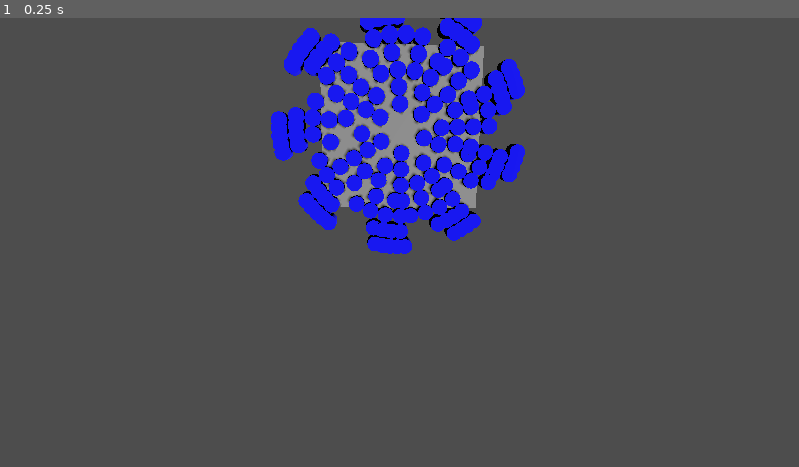
Above: before the commit, frame 1.
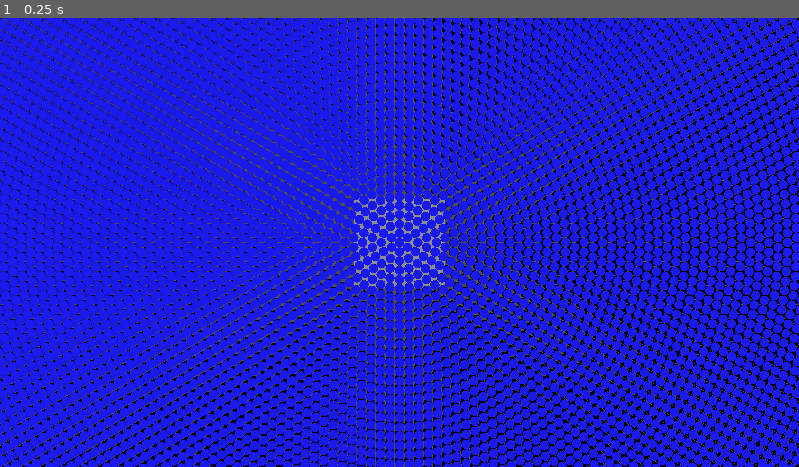
Above: after the commit, the same moment.

Repository: ChaffeyGameDevelopmentClub/SummerGameJam
Game: Godot game, scene res://test_scene.tscn
Two runs of this game, one before a commit and one after it. Both use one fixed random seed, a clock stepped at 60 frames per second and the inputs below.
Inputs:
- Up to frame 1 (0.25 s): no input

The runs differ from the first frame. In frame 1, 90% of the frame differs, in the area x 0-100%, y 0-100%.

Commit message:
completed hexagon generator
its beautiful (;

Diff:
--- a/Godot/HexagonSpawner.gd
+++ b/Godot/HexagonSpawner.gd
@@ -1,39 +1,58 @@
 extends Node
-var theta = 90.0
-var current_row = 0
-var radius = 1
+var theta = 120.0
+var current_row = 1.0
+var radius = 0
 @export var hexagon: PackedScene
 var array: Array
+var row = 100
 
 func _ready():
 	build_map()
-	find_num (7)
-	for i in array.size():
-		print (array [i])
+	find_num (row)
+	print(find_num(row))
+func build_map ():
+	#var new_hexagon = hexagon.instantiate()
+	#new_hexagon.initialize(Vector3(-5, 0, 5))
+	#add_child(new_hexagon)
 
-func build_map ():
-	var num = 0
-	for i  in range (1,find_num(7)):
-		if i == array [current_row]:
-			theta /= 2
+	var num = 0.0
+	for i  in range (find_num(row) - 1):
+		#print(num)
+		num += 1.0
+		if i == array [current_row] - 1:
+			print(i)
+			theta = 360.0 / (6.0 * (current_row))
 			current_row += 1
 			radius += 2
-			num = 0
+			num = 0.0
+			print()
+			print()
+			print()
+			print()
 
-		var x = radius*cos(num*theta)
-		var z = radius*sin(num*theta)
+		print(radius*cos(num*deg_to_rad(theta)), radius*sin(num*deg_to_rad(theta)))
+		var x = radius*cos(num*deg_to_rad(theta))
+		var z = radius*sin(num*deg_to_rad(theta))
 		var new_hexagon = hexagon.instantiate()
 		new_hexagon.initialize(Vector3(x, 0, z))
 		add_child(new_hexagon)
-		num += 1
-		print (str(theta)+" " +str(current_row)+" " +str(radius)+" " +str(num))
 
-func find_num (row):
+		#print (str(theta)+" " +str(current_row)+" " +str(radius)+" " +str(num))
+
+
+func find_num (row) -> float:
 	if row == 0:
-		print ("1")
 		array.append(1)
 		return 1
 	else:
 		var x = (row*6) + find_num (row-1)
 		array.append(x)
 		return x
+
+#for i in range (12):
+#
+		#var x = 4*cos(i * deg_to_rad(30))
+		#var z = 4*sin(i * deg_to_rad(30))
+		#var new_hexagon = hexagon.instantiate()
+		#new_hexagon.initialize(Vector3(x, 0, z))
+		#add_child(new_hexagon)
--- a/Godot/hexagon.tscn
+++ b/Godot/hexagon.tscn
@@ -1,10 +1,6 @@
 [gd_scene load_steps=5 format=3 uid="uid://b15hgq0pim3ha"]
 
 [ext_resource type="Script" path="res://hexagon.gd" id="1_kq16y"]
-
-[sub_resource type="CylinderShape3D" id="CylinderShape3D_jc8o4"]
-height = 0.596838
-radius = 0.493724
 
 [sub_resource type="StandardMaterial3D" id="StandardMaterial3D_8bksu"]
 albedo_color = Color(0, 0, 1, 1)
@@ -14,13 +10,16 @@
 top_radius = 1.0
 bottom_radius = 1.0
 
+[sub_resource type="CylinderShape3D" id="CylinderShape3D_dof6e"]
+radius = 0.999586
+
 [node name="Hexagon" type="RigidBody3D"]
 gravity_scale = 0.0
 script = ExtResource("1_kq16y")
 
-[node name="CollisionShape3D" type="CollisionShape3D" parent="."]
-transform = Transform3D(0.998793, 0, -0.0491113, 0, 1, 0, 0.0491113, 0, 0.998793, -0.0245137, -0.00168121, 0)
-shape = SubResource("CylinderShape3D_jc8o4")
-
 [node name="MeshInstance3D" type="MeshInstance3D" parent="."]
 mesh = SubResource("CylinderMesh_ecpwt")
+
+[node name="CollisionShape3D" type="CollisionShape3D" parent="."]
+shape = SubResource("CylinderShape3D_dof6e")
+disabled = true
--- a/Godot/test_scene.tscn
+++ b/Godot/test_scene.tscn
@@ -20,5 +20,5 @@
 mesh = SubResource("PlaneMesh_abo8q")
 
 [node name="Camera3D" type="Camera3D" parent="."]
-transform = Transform3D(-0.0151695, -0.974401, -0.224303, 0.0657482, -0.224815, 0.972181, -0.997721, 1.40017e-08, 0.0674755, 0.580991, 61.1602, 4.26426)
+transform = Transform3D(-4.37114e-08, -1, -4.37114e-08, 0, -4.37114e-08, 1, -1, 4.37114e-08, 1.91069e-15, 0, 103.386, 0)
 fov = 50.8
